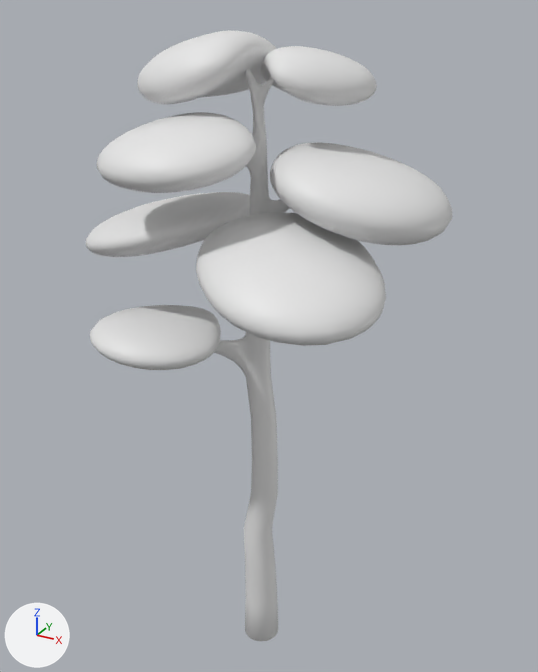
Before and after pictures for a commit that changed the FBX model Assets/Models/Environment/Trees/Tree_1.FBX.
Before and after are seen from a 50 mm lens placed at (5.3, -9.23, 10.69), pointed at (0.06, 0.29, 5.93). Lighting does not change. The marker at lower left points along +X, +Y and +Z. Where no turn or scale is listed for an object, it has been applied to the vertices.

Names of what the first picture shows: 'A1', 'A1_Hojas1', 'A1_Hojas2', 'A1_Hojas3', 'A1_Hojas4', 'A1_Hojas5', 'A1_Hojas6', 'A1_Hojas7'.
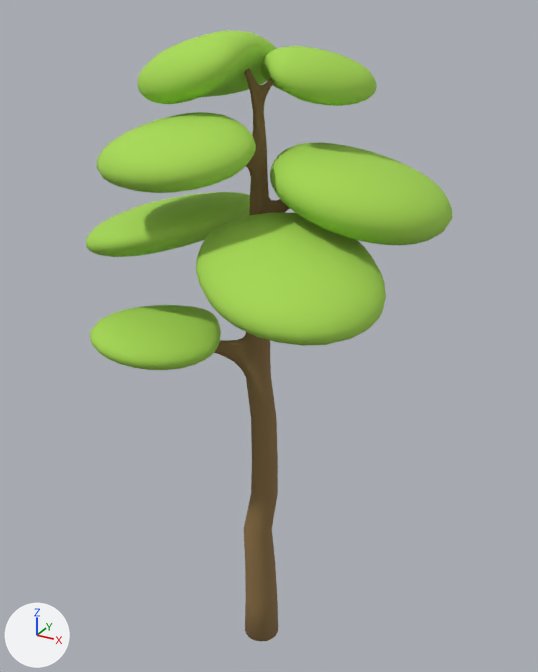
Patch to the scene script:
```diff
--- a/Assets/Models/Environment/Trees/Tree_1.FBX.py
+++ b/Assets/Models/Environment/Trees/Tree_1.FBX.py
@@ mat_material__3 @@
+mat_material__3 = principled_material('Material #3')
+mat_material__3.base_color = (0.388, 0.702, 0.0824)  # green #a7da51
+mat_material__3.roughness = 0.859
@@ mat_tronco @@
+mat_tronco = principled_material('Tronco')
+mat_tronco.base_color = (0.263, 0.165, 0.0588)  # brown #8c7145
+mat_tronco.roughness = 0.859
@@ me_mesh_001 @@
 me_mesh_001.from_pydata(...)  # 386 vertices, 384 faces; spans x -1.3..1.26, y -1.41..1.36, z -0.6..0.6
+me_mesh_001.materials.append(mat_material__3)  # green #a7da51
@@ me_mesh_005 @@
 me_mesh_005.from_pydata(...)  # 386 vertices, 384 faces; spans x -0.91..0.92, y -1.01..1.01, z -0.44..0.5
+me_mesh_005.materials.append(mat_material__3)  # green #a7da51
@@ me_mesh_007 @@
 me_mesh_007.from_pydata(...)  # 386 vertices, 384 faces; spans x -0.98..1.11, y -0.97..1.11, z -0.3..0.29
+me_mesh_007.materials.append(mat_material__3)  # green #a7da51
@@ me_mesh_006 @@
 me_mesh_006.from_pydata(...)  # 386 vertices, 384 faces; spans x -0.9..0.72, y -0.88..0.7, z -0.35..0.39
+me_mesh_006.materials.append(mat_material__3)  # green #a7da51
@@ me_mesh @@
 me_mesh.from_pydata(...)  # 958 vertices, 1912 faces; spans x -1.01..0.66, y -0.63..0.32, z 0.0..10.13
+me_mesh.materials.append(mat_tronco)  # brown #8c7145
@@ me_mesh_002 @@
 me_mesh_002.from_pydata(...)  # 386 vertices, 384 faces; spans x -1.32..1.32, y -1.41..1.4, z -0.51..0.51
+me_mesh_002.materials.append(mat_material__3)  # green #a7da51
@@ me_mesh_003 @@
 me_mesh_003.from_pydata(...)  # 386 vertices, 384 faces; spans x -1.08..1.24, y -1.02..1.18, z -0.43..0.44
+me_mesh_003.materials.append(mat_material__3)  # green #a7da51
@@ me_mesh_004 @@
 me_mesh_004.from_pydata(...)  # 386 vertices, 384 faces; spans x -1.4..1.2, y -1.19..1.4, z -0.55..0.56
+me_mesh_004.materials.append(mat_material__3)  # green #a7da51
```

Pixel boxes [x1, y1, x2, y2] of what changed, in the pictures (538 x 672 px):
'A1_Hojas1', recoloured (white to green): [196, 213, 386, 346] in both
'A1_Hojas2', recoloured (white to green): [270, 142, 452, 245] in both
'A1', recoloured (grey to brown): [214, 68, 290, 642] in both
'A1_Hojas4', recoloured (white to green): [97, 112, 256, 193] in both
'A1_Hojas5', recoloured (white to green): [137, 30, 276, 104] in both
'A1_Hojas7', recoloured (white to green): [89, 305, 221, 370] in both
'A1_Hojas3', recoloured (grey to green): [86, 192, 250, 257] in both
'A1_Hojas6', recoloured (white to green): [261, 46, 377, 106] in both
